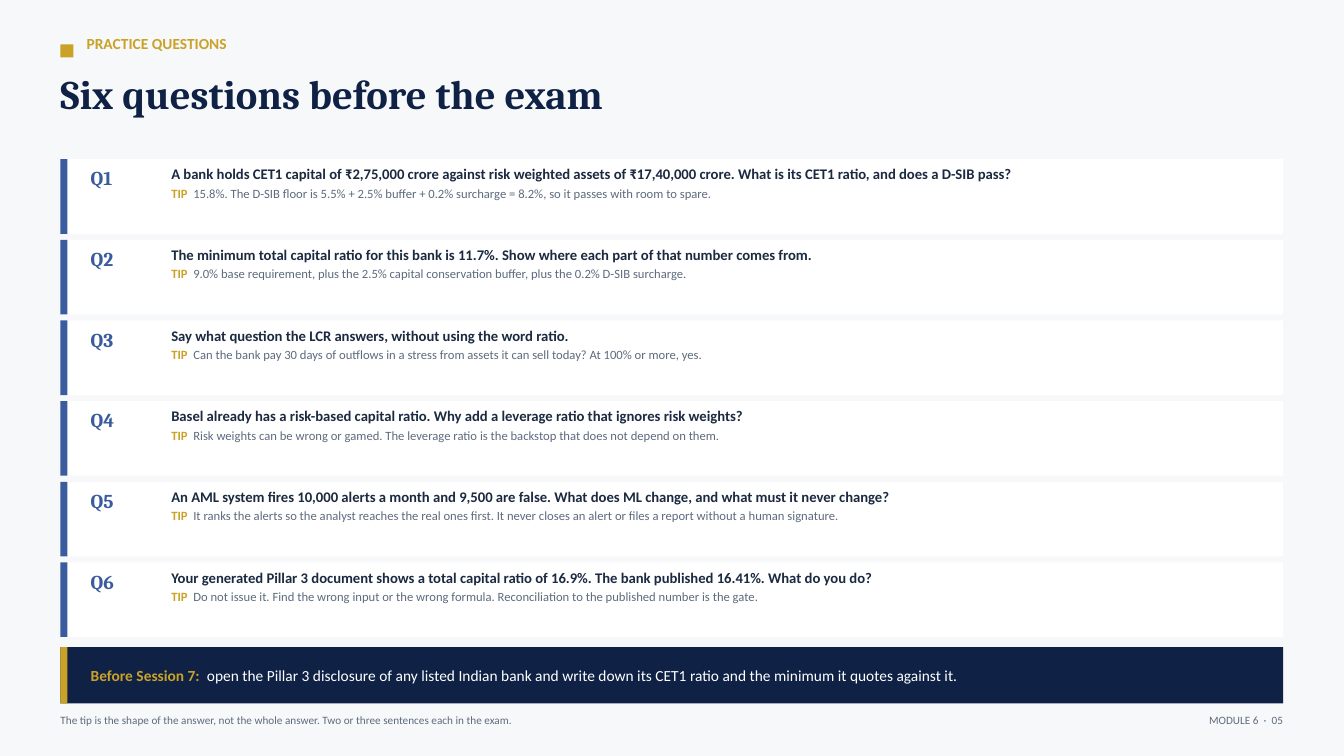
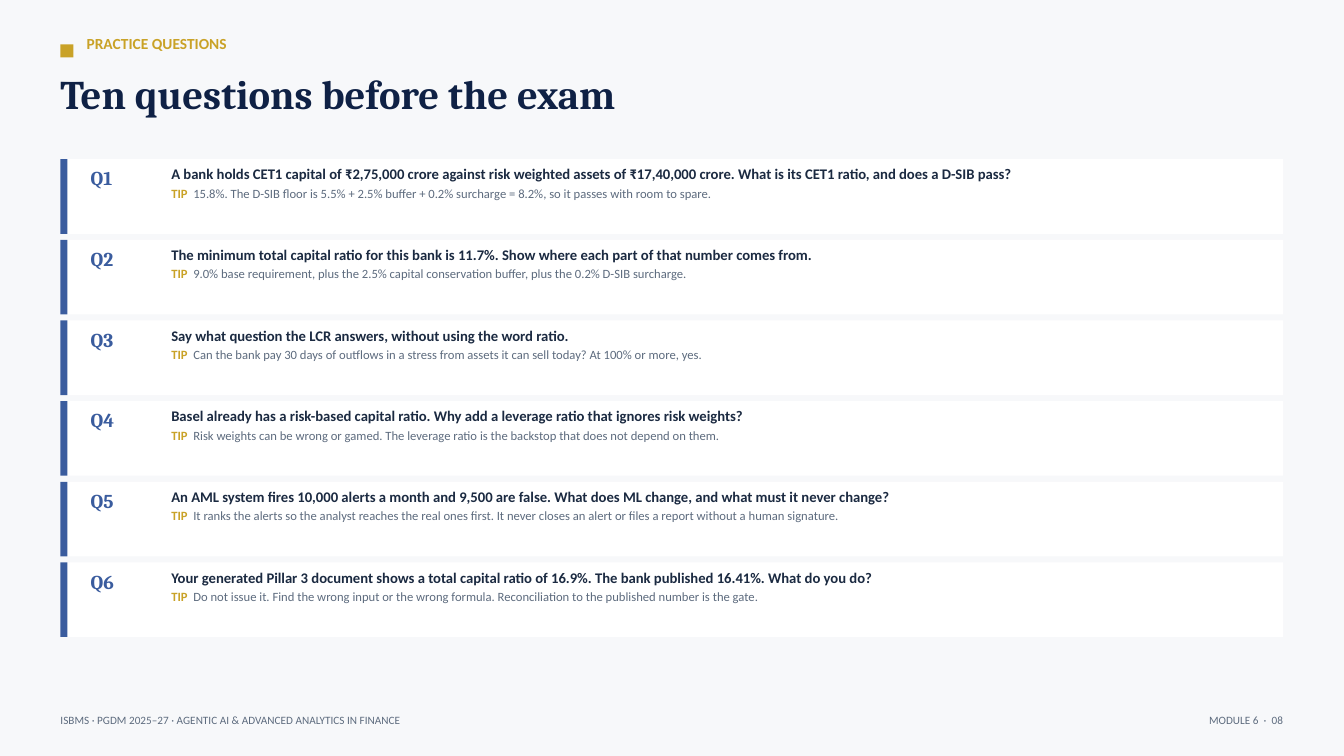
Before and after one commit to tejasgjadhav/AIFINANCE, a slide deck: slide 8 of slides/Module-06-RegTech-Basel-Compliance.pptx (slide 5 before the commit). Drawn at 1344x756 pixels with LibreOffice and Linux fonts; fonts in the diff are those of the drawing. Boxes give left, top, right and bottom in pixels: in the first picture for what was removed or moved away, otherwise in the second. Text is boxed around its words. In the diff, an @@ line names an element or a change of style, - is before the commit and + after.

```diff
--- a/slides/Module-06-RegTech-Basel-Compliance.pptx
+++ b/slides/Module-06-RegTech-Basel-Compliance.pptx
@@ text at [60, 80, 615, 118]: text changed @@
-Six questions before the exam
+Ten questions before the exam
@@ rectangle removed at [60, 647, 1284, 704] @@
@@ rectangle removed at [60, 647, 68, 704] @@
@@ text removed at [91, 670, 957, 684] @@
-Before Session 7: open the Pillar 3 disclosure of any listed Indian bank and write down its CET1 ratio and the minimum it quotes against it.
@@ text removed at [60, 716, 511, 726] @@
-The tip is the shape of the answer, not the whole answer. Two or three sentences each in the exam.
@@ text added at [60, 717, 400, 724], 8 pt, text #5D6B7E @@
+ISBMS · PGDM 2025–27 · AGENTIC AI & ADVANCED ANALYTICS IN FINANCE
@@ text at [1209, 716, 1283, 724]: text changed @@
-MODULE 6 · 05
+MODULE 6 · 08
```
Also in this commit, not shown: 2 other slides changed, 4 slides added, 2 other files.
